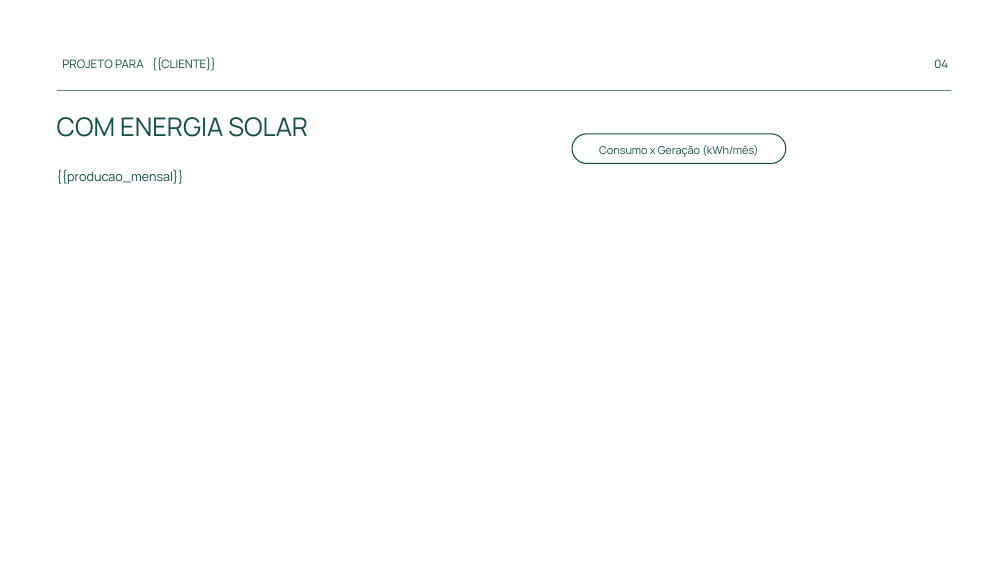
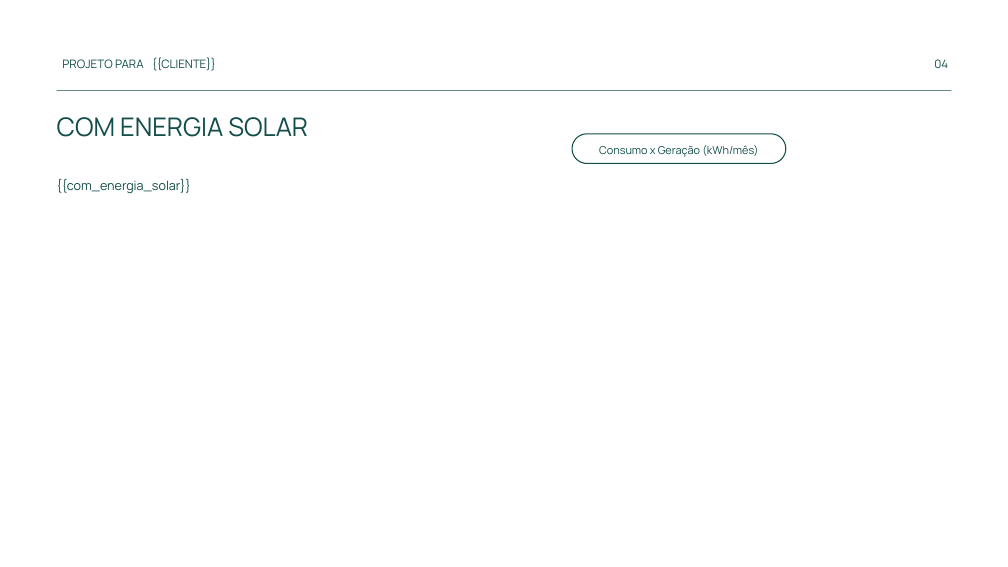
Before and after one commit to Jhtonel/proposta_solar, a slide deck: slide 4 of templates/modelo.pptx. Drawn at 1008x567 pixels with LibreOffice and Linux fonts; fonts in the diff are those of the drawing. Boxes give left, top, right and bottom in pixels: in the first picture for what was removed or moved away, otherwise in the second. Text is boxed around its words. In the diff, an @@ line names an element or a change of style, - is before the commit and + after.

```diff
--- a/templates/modelo.pptx
+++ b/templates/modelo.pptx
@@ text removed at (x1=57, y1=170, x2=184, y2=184) @@
-{{producao_mensal}}
@@ text added at (x1=57, y1=178, x2=191, y2=193), 18 pt, text #134E4A @@
+{{com_energia_solar}}
```
Also in this commit, not shown: 1 other slide changed, 3 other files.
